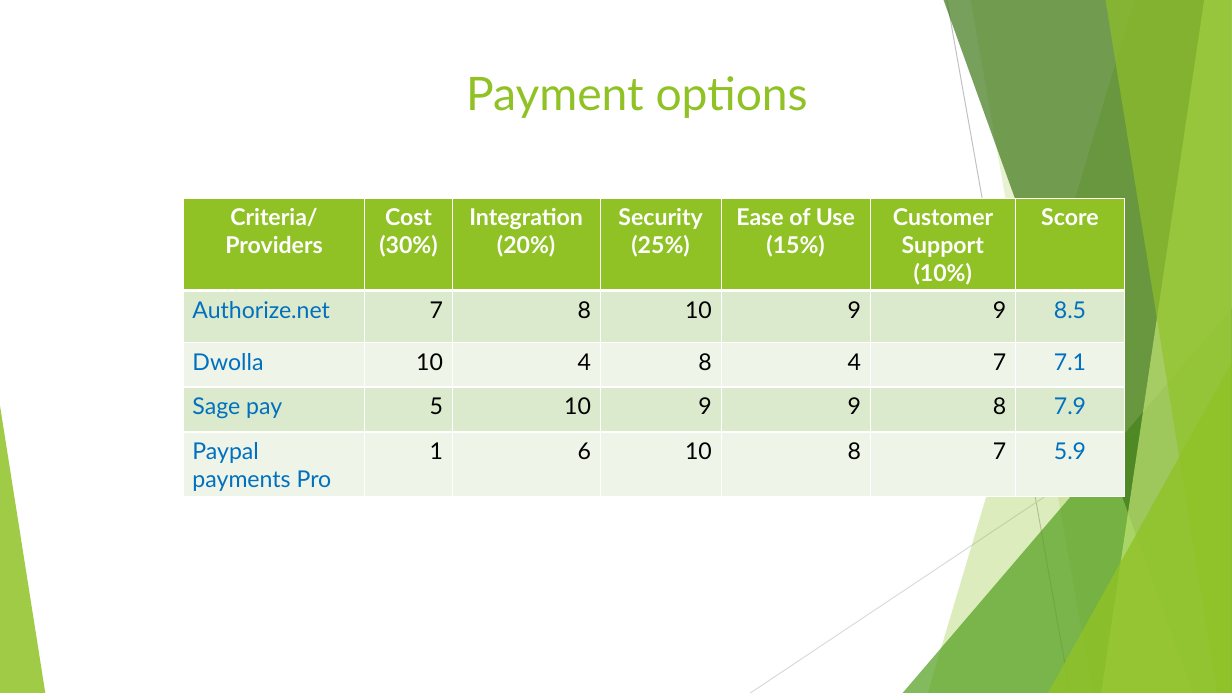
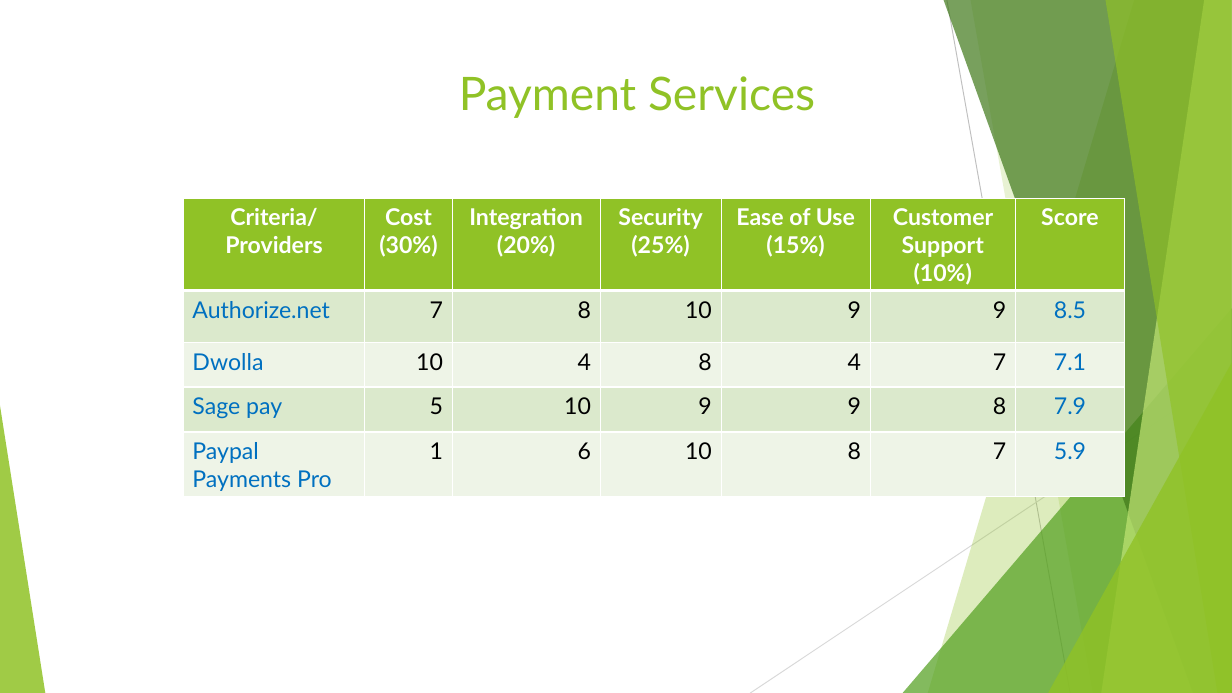
Before and after one commit to jvector-solutions/SAIT-OOSD-Team5, a slide deck: slide 17 of presentation/ECommerce presentation.pptx (slide 10 before the commit). Drawn at 1232x693 pixels with LibreOffice and Linux fonts; fonts in the diff are those of the drawing. Boxes give left, top, right and bottom in pixels: in the first picture for what was removed or moved away, otherwise in the second. Text is boxed around its words. In the diff, an @@ line names an element or a change of style, - is before the commit and + after.

```diff
--- a/presentation/ECommerce presentation.pptx
+++ b/presentation/ECommerce presentation.pptx
@@ title at (459, 76, 815, 118): text changed @@
-Payment options
+Payment Services
@@ table at (183, 199, 1125, 497) @@
-row 5, column 1: Paypal payments Pro
+row 5, column 1: Paypal Payments Pro
```
Also in this commit, not shown: 4 other slides changed, 6 slides added, 1 slide removed.
